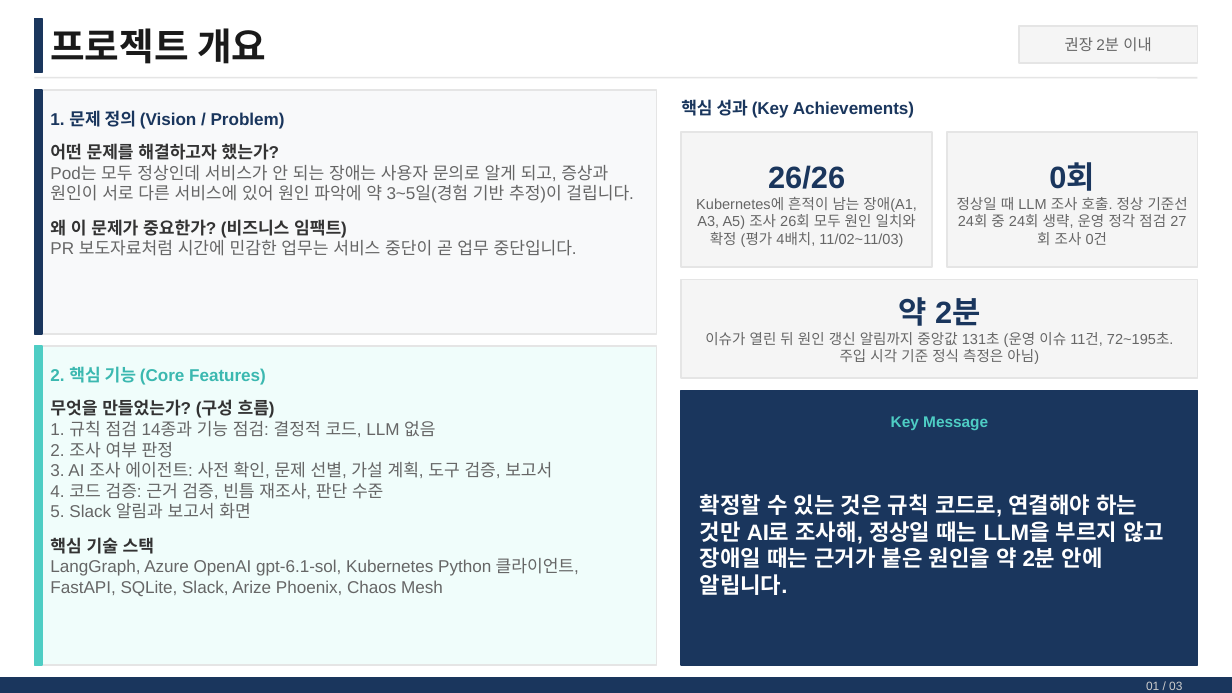
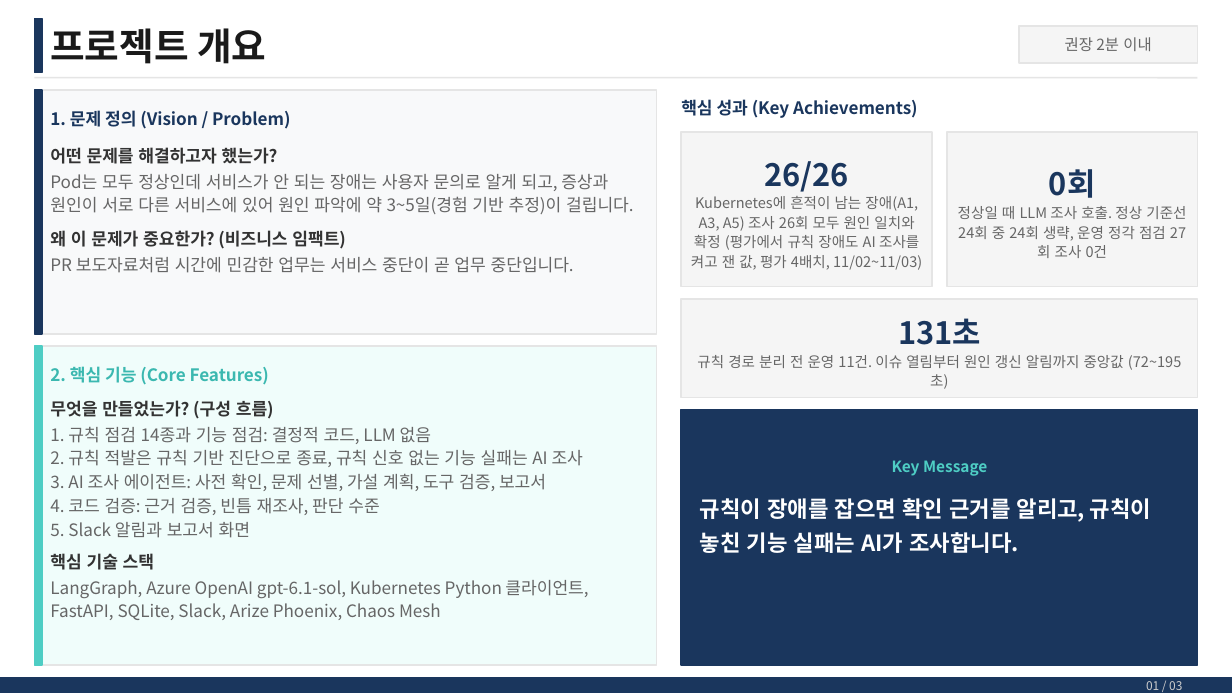
Before and after one commit to skax-jihyeryu/KubeGuardian, a slide deck: slide 2 of docs/산출물/AI_Master_Project_최종발표_멘티명_사번.pptx. Drawn at 1232x693 pixels with LibreOffice and Linux fonts; fonts in the diff are those of the drawing. Boxes give left, top, right and bottom in pixels: in the first picture for what was removed or moved away, otherwise in the second. Text is boxed around its words. In the diff, an @@ line names an element or a change of style, - is before the commit and + after.

```diff
--- a/docs/산출물/AI_Master_Project_최종발표_멘티명_사번.pptx
+++ b/docs/산출물/AI_Master_Project_최종발표_멘티명_사번.pptx
@@ text "어떤 문제를 해결하고자 했는가?" at [50, 147, 634, 273]: font Arial to Noto Sans CJK KR; line spacing 1 to 1.18; line spacing 1 to 1.12; more space between paragraphs; less space between paragraphs @@
@@ rectangle: place and size @@
-rectangle at [681, 132, 933, 267]
+rectangle at [681, 132, 933, 287]
@@ rectangle: place and size @@
-rectangle at [946, 132, 1198, 267]
+rectangle at [946, 132, 1198, 287]
@@ text "0회" at [958, 169, 1186, 258]: font Arial to Noto Sans CJK KR; line spacing 1 to 1.18; line spacing 1 to 1.12 @@
@@ text at [764, 161, 849, 192]: font Arial to Noto Sans CJK KR in "26/26"; line spacing 1 to 1.18 @@
@@ text at [691, 196, 922, 270]: text changed; font Arial to Noto Sans CJK KR @@
-Kubernetes에 흔적이 남는 장애(A1, A3, A5) 조사 26회 모두 원인 일치와 확정 (평가 4배치, 11/02~11/03)
+Kubernetes에 흔적이 남는 장애(A1, A3, A5) 조사 26회 모두 원인 일치와 확정 (평가에서 규칙 장애도 AI 조사를 켜고 잰 값, 평가 4배치, 11/02~11/03)
@@ rectangle: place and size @@
-rectangle at [681, 280, 1198, 378]
+rectangle at [681, 299, 1198, 398]
@@ text at [697, 355, 1181, 370]: text changed; font Arial to Noto Sans CJK KR @@
-약 2분
-이슈가 열린 뒤 원인 갱신 알림까지 중앙값 131초 (운영 이슈 11건, 72~195초. 주입 시각 기준 정식 측정은 아님)
+131초
+규칙 경로 분리 전 운영 11건. 이슈 열림부터 원인 갱신 알림까지 중앙값 (72~195초)
@@ text at [50, 400, 588, 620]: font Arial to Noto Sans CJK KR in "무엇을 만들었는가? (구성 흐름)", "1. 규칙 점검 14종과 기능 점검: 결정적 ...", "3. AI 조사 에이전트: 사전 확인, 문제 ...", "4. 코드 검증: 근거 검증, 빈틈 재조사, ..." and 3 more places; line spacing 1 to 1.18; line spacing 1 to 1.12; more space between paragraphs; less space between paragraphs @@
@@ rectangle: place and size @@
-rectangle at [681, 391, 1198, 665]
+rectangle at [681, 409, 1198, 665]
@@ text at [50, 450, 583, 467]: text changed; font Arial to Noto Sans CJK KR @@
-2. 조사 여부 판정
+2. 규칙 적발은 규칙 기반 진단으로 종료, 규칙 신호 없는 기능 실패는 AI 조사
@@ font Arial to Noto Sans CJK KR in 5 elements at [1146, 681, 1182, 690], [50, 110, 290, 129], [50, 366, 269, 385], [681, 99, 918, 118], [892, 460, 987, 476] @@
@@ text "Key Message": place and size @@
-text "Key Message" at [891, 416, 988, 430]
+text "Key Message" at [892, 460, 987, 476]
@@ text at [700, 498, 1151, 553]: text changed; font Arial to Noto Sans CJK KR @@
-확정할 수 있는 것은 규칙 코드로, 연결해야 하는 것만 AI로 조사해, 정상일 때는 LLM을 부르지 않고 장애일 때는 근거가 붙은 원인을 약 2분 안에 알립니다.
+규칙이 장애를 잡으면 확인 근거를 알리고, 규칙이 놓친 기능 실패는 AI가 조사합니다.
@@ text "규칙이 장애를 잡으면 확인 근거를 ..." at [700, 498, 1151, 553]: vertical alignment middle to top @@
```
Also in this commit, not shown: 3 other slides changed, 10 other files.
